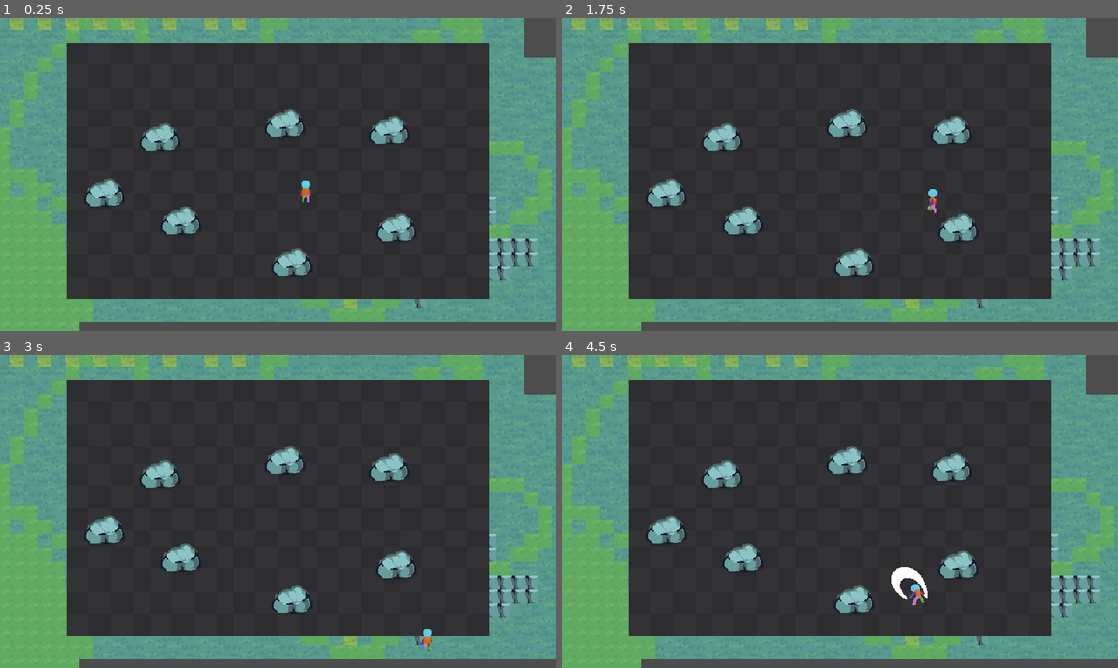
Above: before the commit, frames 1-4 (two rows, left to right).
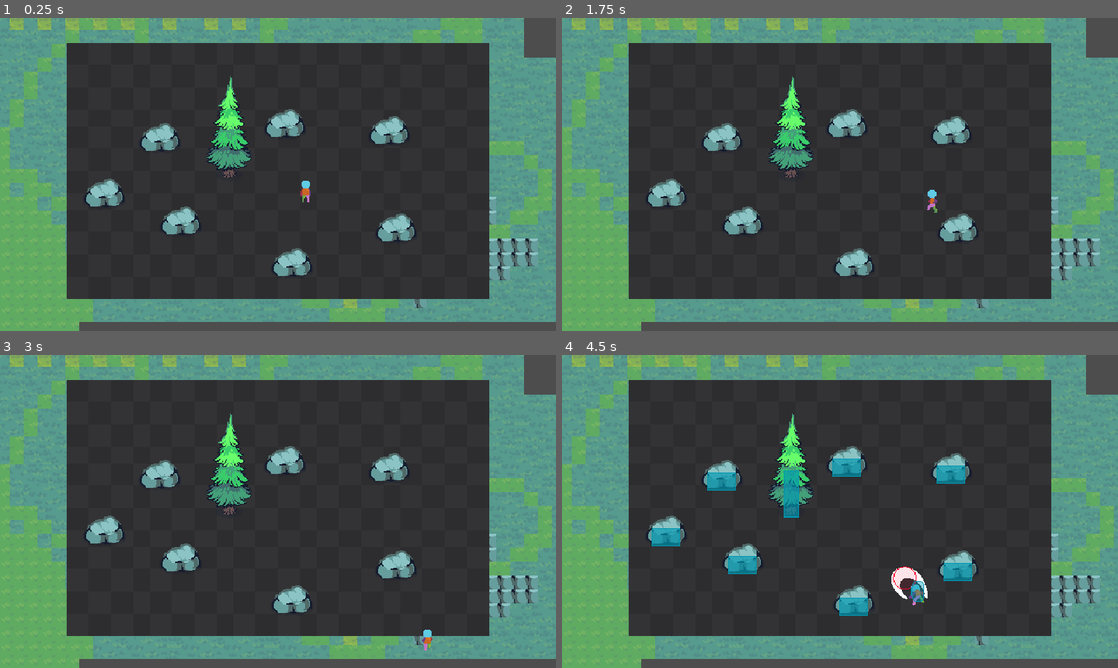
Above: after the commit, the same moments.

Repository: Hummerman1497/project-survival-craft
Game: Godot game, scene res://playground.tscn
The game is run twice, just before and just after one commit, with the same random seed, the same clock (stepped at 60 frames per second) and the same inputs.
Inputs (mouse positions are in pixels of both pictures, inside the frame that each line leads up to):
- Up to frame 1 (0.25 s): no input
- Up to frame 2 (1.75 s): tap Enter at 0.5 s; move the mouse to (962, 158) at 0.52 s; hold D (right) 0.53-1.28 s; hold Shift (run) 0.53-1.28 s; move the mouse to (728, 190) at 1.27 s; hold S (down) from 1.28 s (still down); click (728, 190) at 1.35 s; tap Shift (run) at 1.55 s
- Up to frame 3 (3 s): tap Space (dodge) at 2 s; move the mouse to (333, 442) at 2.02 s; release S (down) at 2.03 s; hold D (right) 2.03-2.78 s; hold Space (dodge) 2.03-2.78 s; tap Shift (run) at 2.3, 2.85 s; move the mouse to (250, 574) at 2.77 s; hold W (up) from 2.78 s (still down)
- Up to frame 4 (4.5 s): tap Enter at 3.5 s; move the mouse to (1006, 558) at 3.52 s; release W (up) at 3.53 s; hold Shift (run) 3.53-4.28 s; hold A (left) from 3.53 s (still down); tap , (toggle_debug, bound only after the commit) at 4.15 s; move the mouse to (673, 464) at 4.27 s; click (673, 464) at 4.35 s

The runs differ from the first frame. In frame 1, 1.2% of the frame differs, in the area x 37-46%, y 18-52%; in frame 2, 1.2%; in frame 3, 1.2%; in frame 4, 3.6%, in the area x 16-74%, y 18-84%.

Commit message:
Wooden Tree, debug toogle
Holzbaum hinzugefügt mit shake effekt beim angreifen
Toggle möglichkeit für colision shapes bei runtime hinzugefügt

Diff:
--- a/Enteties/HitBox/hit_box.gd
+++ b/Enteties/HitBox/hit_box.gd
@@ -4,5 +4,35 @@
 
 
 func TakeDamage( damage: int ) -> void:
-	print("[", get_parent().name, "] TakeDamage: ", damage )
+	print("[HitBox ", get_parent().name, "] TakeDamage: ", damage )
 	Damaged.emit( damage )
+
+func play_shake(sprite: Sprite2D, duration:float = 0.2, shake_count:int = 4, max_offset:int = 6):
+	var tween = create_tween()
+
+	# duration = Gesamtdauer des Shakes
+	# shake_count = Wie oft es hin und her zappelt
+	# max_offset =Maximale Pixel-Auslenkung
+
+	# Setzt den Offset zu Beginn zurück
+	sprite.offset = Vector2.ZERO
+
+	for i in range(shake_count):
+		# Berechnet den Zeitpunkt für diesen Teilschritt
+		var time = (duration / shake_count) * i
+
+		# Die Richtung wechselt ab (links/rechts)
+		var direction = 1 if i % 2 == 0 else -1
+
+		# Intensität nimmt mit jedem Schritt ab (Ease Out Effekt)
+		var intensity = max_offset * (1.0 - float(i) / shake_count)
+		var target_offset = Vector2(direction * intensity, 0)
+
+		# Tween für den Teilschritt einfügen
+		tween.parallel().tween_property(sprite, "offset:x", target_offset.x, duration / shake_count)\
+			.set_trans(Tween.TRANS_SINE)\
+			.set_ease(Tween.EASE_IN_OUT)\
+			.set_delay(time)
+
+	# Am Ende exakt auf Null zurücksetzen
+	tween.chain().tween_property(sprite, "offset", Vector2.ZERO, 0.05)
--- a/Player/Scripts/state_walk.gd
+++ b/Player/Scripts/state_walk.gd
@@ -11,7 +11,7 @@
 
 ## What happens when the Player enters this State?
 func Enter() -> void:
-	player.UpdateAnimation("walk")
+	player.UpdateAnimation("run")
 	pass
 
 
@@ -31,7 +31,7 @@
 	player.velocity = player.direction * walk_speed
 
 	if player.SetDirection():
-		player.UpdateAnimation("walk")
+		player.UpdateAnimation("run")
 	return null
 
 
--- a/Player/player.tscn
+++ b/Player/player.tscn
@@ -3388,5 +3388,6 @@
 monitoring = false
 
 [node name="CollisionShape2D" type="CollisionShape2D" parent="Interactions/HurtBox" unique_id=96925068]
+position = Vector2(0, 6)
 shape = SubResource("CircleShape2D_p5o4e")
-debug_color = Color(1, 0, 0.15686275, 0.21176471)
+debug_color = Color(1, 0, 0.15686275, 0.101960786)
--- /dev/null
+++ b/Props/tree1.tscn
@@ -0,0 +1,28 @@
+[gd_scene format=3 uid="uid://c8kxnac3hnwm5"]
+
+[ext_resource type="Texture2D" uid="uid://cs4gggx30lbl2" path="res://Assets/Tiny Swords (Free Pack)/Terrain/Resources/Wood/Trees/Tree2.png" id="1_fwqhp"]
+[ext_resource type="Script" uid="uid://b2u35nq22jhxd" path="res://Props/tree_1.gd" id="1_wfwj7"]
+[ext_resource type="PackedScene" uid="uid://b3suwmlq15frx" path="res://Enteties/HitBox/hit_box.tscn" id="1_witdd"]
+
+[sub_resource type="RectangleShape2D" id="RectangleShape2D_fwqhp"]
+size = Vector2(34, 106)
+
+[node name="Tree1" type="Node2D" unique_id=1953817160]
+script = ExtResource("1_wfwj7")
+
+[node name="Sprite2D" type="Sprite2D" parent="." unique_id=1018302856]
+position = Vector2(0, -96)
+texture = ExtResource("1_fwqhp")
+hframes = 8
+
+[node name="StaticBody2D" type="StaticBody2D" parent="." unique_id=1117171817]
+
+[node name="CollisionShape2D" type="CollisionShape2D" parent="StaticBody2D" unique_id=1551050959]
+position = Vector2(0, -32)
+shape = SubResource("RectangleShape2D_fwqhp")
+
+[node name="HitBox" parent="." unique_id=1960128030 instance=ExtResource("1_witdd")]
+
+[node name="CollisionShape2D" type="CollisionShape2D" parent="HitBox" unique_id=1382345769]
+position = Vector2(0, -32)
+shape = SubResource("RectangleShape2D_fwqhp")
--- /dev/null
+++ b/Props/tree_1.gd
@@ -0,0 +1,17 @@
+class_name Wooden_Tree extends Node2D
+
+@export var health : int = 5
+
+@onready var hit_box: HitBox = $HitBox
+@onready var sprite_2d: Sprite2D = $Sprite2D
+
+func _ready():
+	$HitBox.Damaged.connect(TakeDamage)
+
+func TakeDamage( _damage:int)->void:
+	health	-= _damage
+
+	if health >= 1:
+		hit_box.play_shake(sprite_2d)
+	else:
+		queue_free()
--- /dev/null
+++ b/playground.gd
@@ -0,0 +1,26 @@
+extends Node2D
+
+func _unhandled_input(event: InputEvent) -> void:
+	if event.is_action_pressed("toggle_debug"):
+		toggle_2d_collisions()
+
+
+func toggle_2d_collisions():
+	var tree = get_tree()
+	tree.debug_collisions_hint = not tree.debug_collisions_hint
+
+	# Rekursiver Durchlauf aller Nodes im aktuellen Spielbaum
+	var stack = [tree.root]
+	while not stack.is_empty():
+		var current_node = stack.pop_back()
+
+		if is_instance_valid(current_node):
+			if current_node is CollisionShape2D or current_node is CollisionPolygon2D:
+				# Trigger für den CanvasItem- / Physik-Server, die Debug-Form neu zu zeichnen:
+				var parent = current_node.get_parent()
+				if parent:
+					parent.remove_child(current_node)
+					parent.add_child(current_node)
+
+			# Kinder für den nächsten Durchlauf hinzufügen
+			stack.append_array(current_node.get_children())
--- a/playground.tscn
+++ b/playground.tscn
@@ -1,5 +1,6 @@
 [gd_scene format=4 uid="uid://cnxayiwhvu31r"]
 
+[ext_resource type="Script" uid="uid://bol8guxjt085n" path="res://playground.gd" id="1_h1jm5"]
 [ext_resource type="PackedScene" uid="uid://c8643wdqehg8m" path="res://Player/player.tscn" id="1_rupst"]
 [ext_resource type="PackedScene" uid="uid://bfxoo6og8bgeg" path="res://prototype background.tscn" id="1_v7dth"]
 [ext_resource type="Texture2D" uid="uid://dsup8lx7uiuub" path="res://Assets/Terrain/Tilemap_color1.png" id="1_wt17y"]
@@ -9,6 +10,7 @@
 [ext_resource type="Texture2D" uid="uid://bjptwtstdsqxq" path="res://Assets/Terrain/Tilemap_color4.png" id="6_pi42a"]
 [ext_resource type="Texture2D" uid="uid://e2jhug47we2u" path="res://Assets/Terrain/Tilemap_color5.png" id="7_h1jm5"]
 [ext_resource type="PackedScene" uid="uid://m8co8hsv45rs" path="res://Props/rock.tscn" id="9_pi42a"]
+[ext_resource type="PackedScene" uid="uid://c8kxnac3hnwm5" path="res://Props/tree1.tscn" id="11_pio1y"]
 
 [sub_resource type="TileSetAtlasSource" id="TileSetAtlasSource_pio1y"]
 texture = ExtResource("1_wt17y")
@@ -3499,6 +3501,7 @@
 
 [node name="Playground" type="Node2D" unique_id=2109808178]
 y_sort_enabled = true
+script = ExtResource("1_h1jm5")
 
 [node name="Node2D" parent="." unique_id=171935928 instance=ExtResource("1_v7dth")]
 position = Vector2(88, 32)
@@ -3532,3 +3535,7 @@
 
 [node name="Rock7" parent="." unique_id=1195733329 instance=ExtResource("9_pi42a")]
 position = Vector2(336, 288)
+
+[node name="Tree1" parent="." unique_id=1953817160 instance=ExtResource("11_pio1y")]
+position = Vector2(264, 176)
+scale = Vector2(0.5, 0.5)
--- a/project.godot
+++ b/project.godot
@@ -74,6 +74,11 @@
 "events": [Object(InputEventMouseButton,"resource_local_to_scene":false,"resource_name":"","device":-1,"window_id":0,"a …(257 unchanged characters)…
 ]
 }
+toggle_debug={
+"deadzone": 0.2,
+"events": [Object(InputEventKey,"resource_local_to_scene":false,"resource_name":"","device":-1,"window_id":0,"alt_pressed":false,"shift_pressed":false,"ctrl_pressed":false,"meta_pressed":false,"pressed":false,"keycode":0,"physical_keycode":59,"key_label":0,"unicode":246,"location":0,"echo":false,"script":null)
+]
+}
 
 [layer_names]
 
Binary file added: Assets/Tiny Swords (Free Pack)/Buildings/Black Buildings/Archery.png
Not shown, added: Assets/Tiny Swords (Free Pack)/Buildings/Black Buildings/Archery.png.import
Binary file added: Assets/Tiny Swords (Free Pack)/Buildings/Black Buildings/Barracks.png
Not shown, added: Assets/Tiny Swords (Free Pack)/Buildings/Black Buildings/Barracks.png.import
Binary file added: Assets/Tiny Swords (Free Pack)/Buildings/Black Buildings/Castle.png
Not shown, added: Assets/Tiny Swords (Free Pack)/Buildings/Black Buildings/Castle.png.import
Binary file added: Assets/Tiny Swords (Free Pack)/Buildings/Black Buildings/House1.png
Not shown, added: Assets/Tiny Swords (Free Pack)/Buildings/Black Buildings/House1.png.import
Binary file added: Assets/Tiny Swords (Free Pack)/Buildings/Black Buildings/House2.png
Not shown, added: Assets/Tiny Swords (Free Pack)/Buildings/Black Buildings/House2.png.import
Binary file added: Assets/Tiny Swords (Free Pack)/Buildings/Black Buildings/House3.png
Not shown, added: Assets/Tiny Swords (Free Pack)/Buildings/Black Buildings/House3.png.import
(and 828 more such lines)
